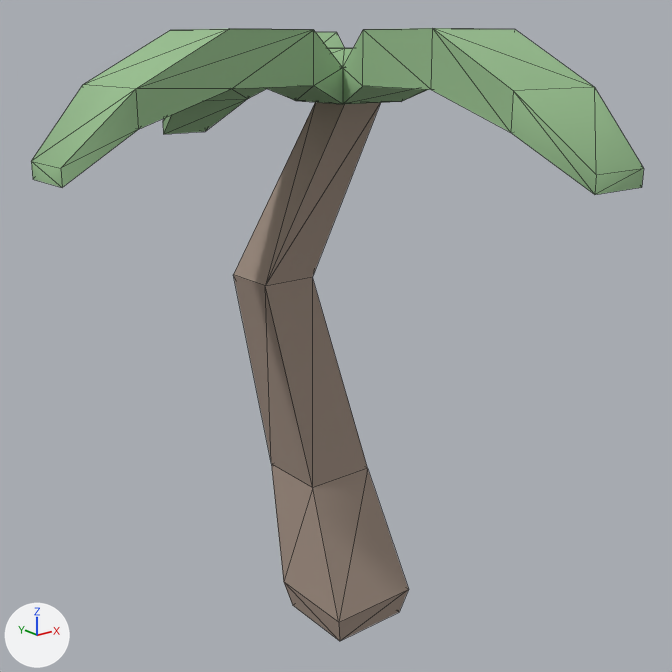
The glTF model web/public/models/tree-palm-c.glb as it was, and as the next commit left it.
Rendered twice from a camera (50 mm lens) standing at (-0.935, -1.138, 0.981) and looking at (-0.011, 0.016, 0.519). Every picture has the same lights, and +X, +Y and +Z are marked at lower left. The first picture is the older version. Mesh edges are drawn as thin lines. Vertices at exactly the same position are counted once.

The first picture shows 'tree-palm-c'.
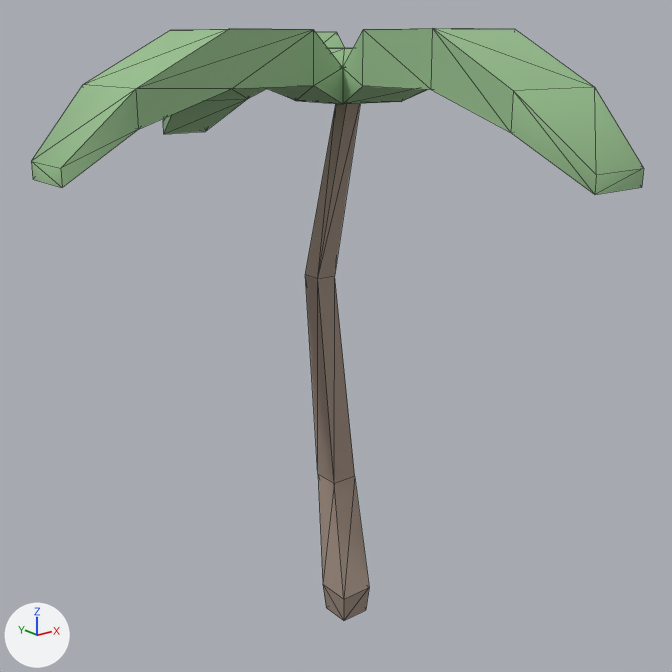
Location of each change, [x1, y1, x2, y2] in pixels of the pictures (672 x 672 px; the box of a moved part takes in the faces that stretch with it):
'tree-palm-c', reshaped
    before: [31, 28, 644, 641]
    after: [31, 28, 644, 620]
part 1 of me_tree_palm_c, moved or reshaped
    before: [234, 102, 409, 641]
    after: [305, 104, 369, 620]

The change in detail:
me_tree_palm_c is used by ob_tree_palm_c; location (0.0, 0.0, 0.0).
me_tree_palm_c had 96 vertices, 190 faces and spanned x -0.49..0.49, y -0.49..0.49, z 0.0..1.0.
me_tree_palm_c now has 102 vertices, 198 faces and spans x -0.49..0.49, y -0.49..0.49, z 0.0..1.0.
Part 1, on me_tree_palm_c:
15 vertices are removed from x -0.144..0.08, y -0.078..0.14, z 0.0..0.624.
34 faces are deleted.
1 vertex moves from x -0.08, y -0.078, z 0.048 to x 0.023, y 0.006, z 0.257.
21 vertices are added at x -0.054..0.03, y -0.029..0.052, z 0.0..0.898.
4 new faces join them, mat_foliage (greyish green #97bf8e).
38 new faces join them, mat_bark (beige #a08e81).
